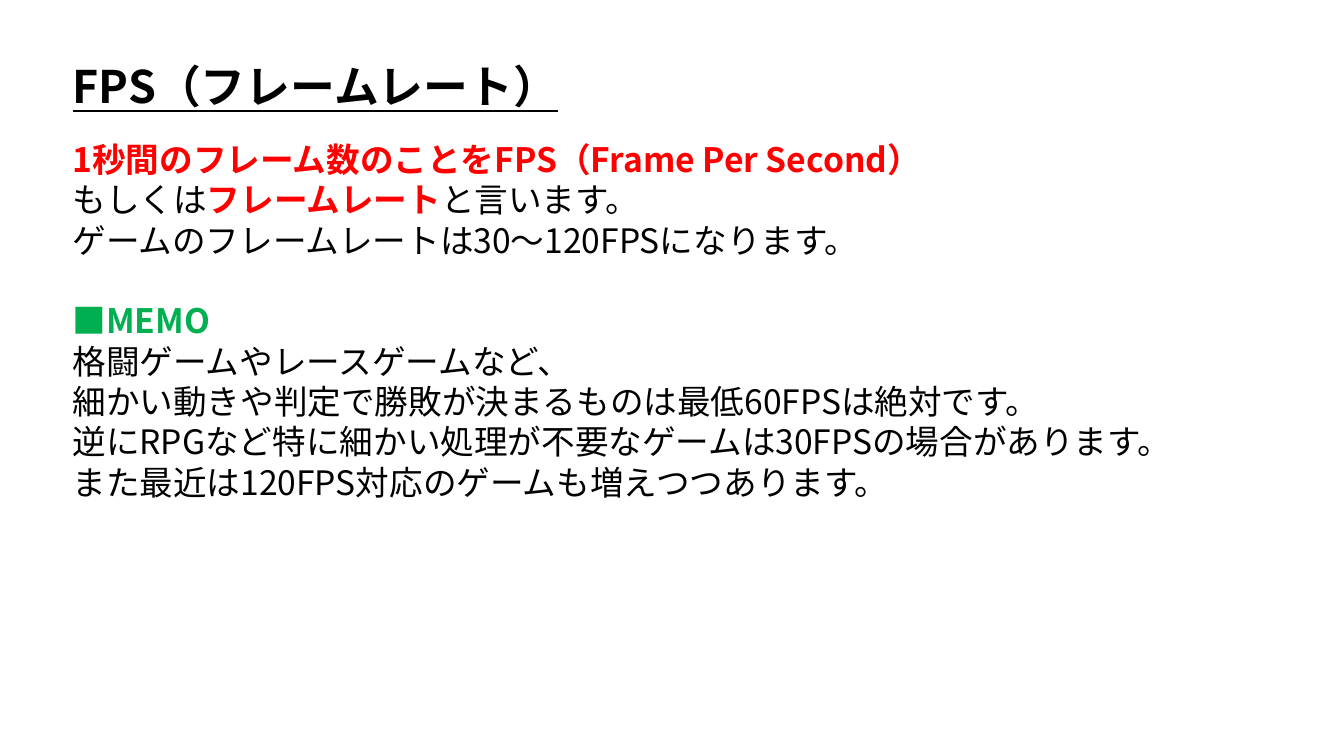
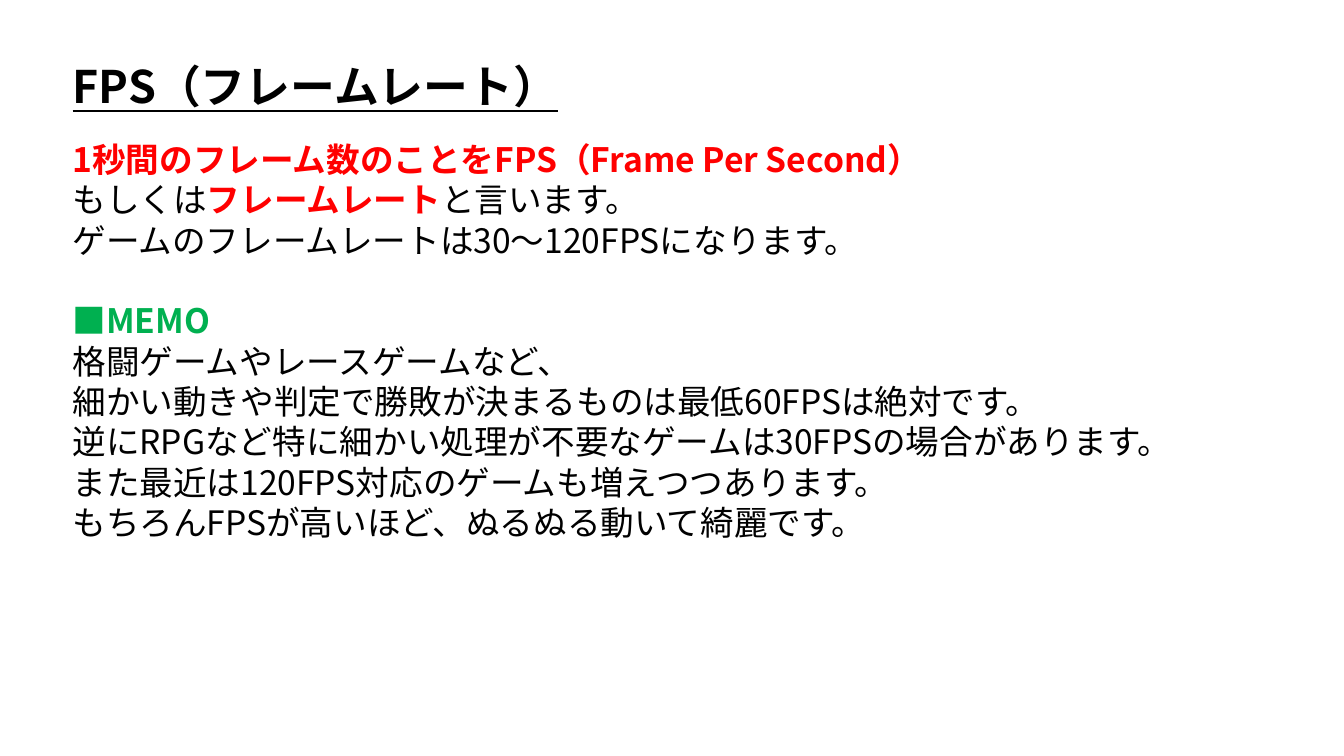
Before and after one commit to ArakiYusuke-Ohara/Textbook, a slide deck: slide 2 of ゲーム科1年/00_前期/ゲームプログラミングⅡ/00_FPS（フレームレート）.pptx. Drawn at 1344x756 pixels with LibreOffice and Linux fonts; fonts in the diff are those of the drawing. Boxes give left, top, right and bottom in pixels: in the first picture for what was removed or moved away, otherwise in the second. Text is boxed around its words. In the diff, an @@ line names an element or a change of style, - is before the commit and + after.

```diff
--- a/ゲーム科1年/00_前期/ゲームプログラミングⅡ/00_FPS（フレームレート）.pptx
+++ b/ゲーム科1年/00_前期/ゲームプログラミングⅡ/00_FPS（フレームレート）.pptx
@@ text at <box>72,506,865,538</box>: paragraph added @@
+もちろんFPSが高いほど、ぬるぬる動いて綺麗です。
```
Also in this commit, not shown: 2 other files.
